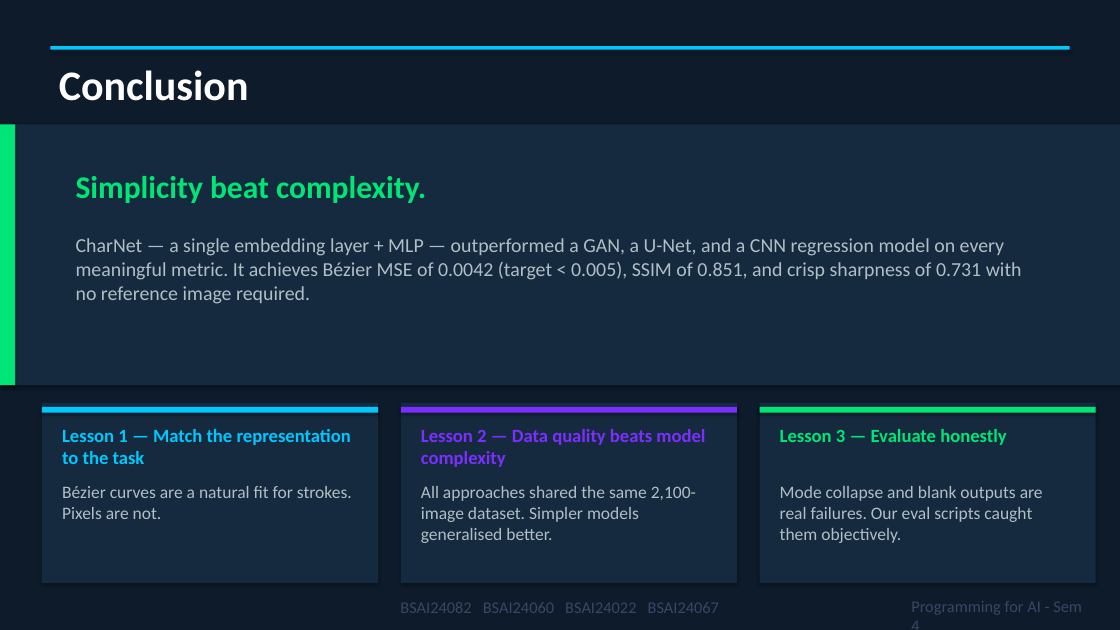
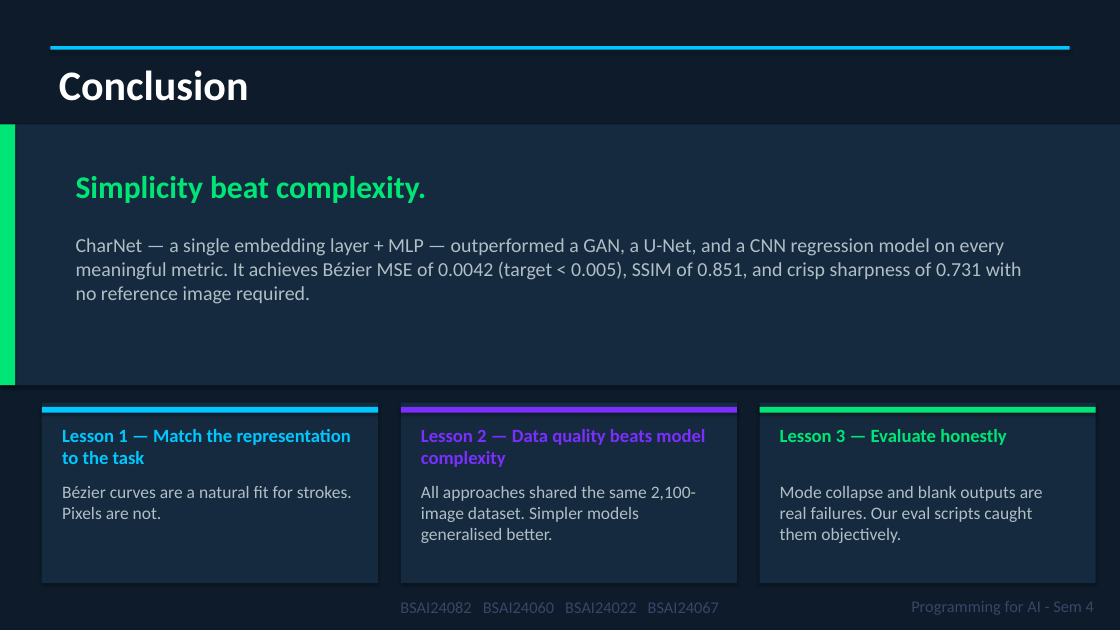
Before and after one commit to Abdullahshaz70/AI-Powered-Handwriting-Generation-System, a slide deck: slide 14 of Handwriting_Generation_Presentation.pptx. Drawn at 1120x630 pixels with LibreOffice and Linux fonts; fonts in the diff are those of the drawing. Boxes give left, top, right and bottom in pixels: in the first picture for what was removed or moved away, otherwise in the second. Text is boxed around its words. In the diff, an @@ line names an element or a change of style, - is before the commit and + after.

Commit message:
Final Presentation

```diff
--- a/Handwriting_Generation_Presentation.pptx
+++ b/Handwriting_Generation_Presentation.pptx
@@ text "Programming for AI - Sem ..." rewrapped from (911,601,1082,615) to (911,601,1094,615) @@
```
